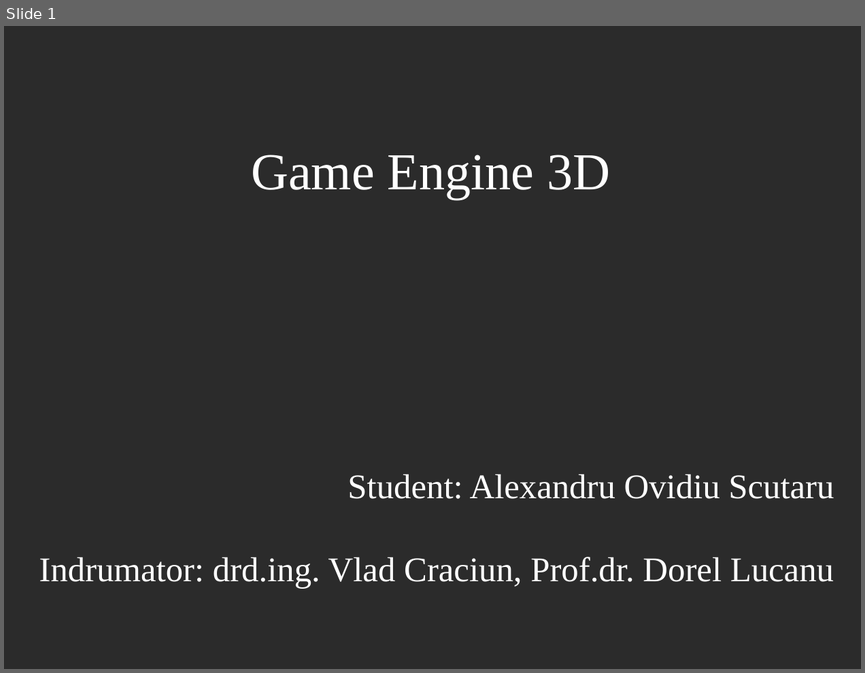
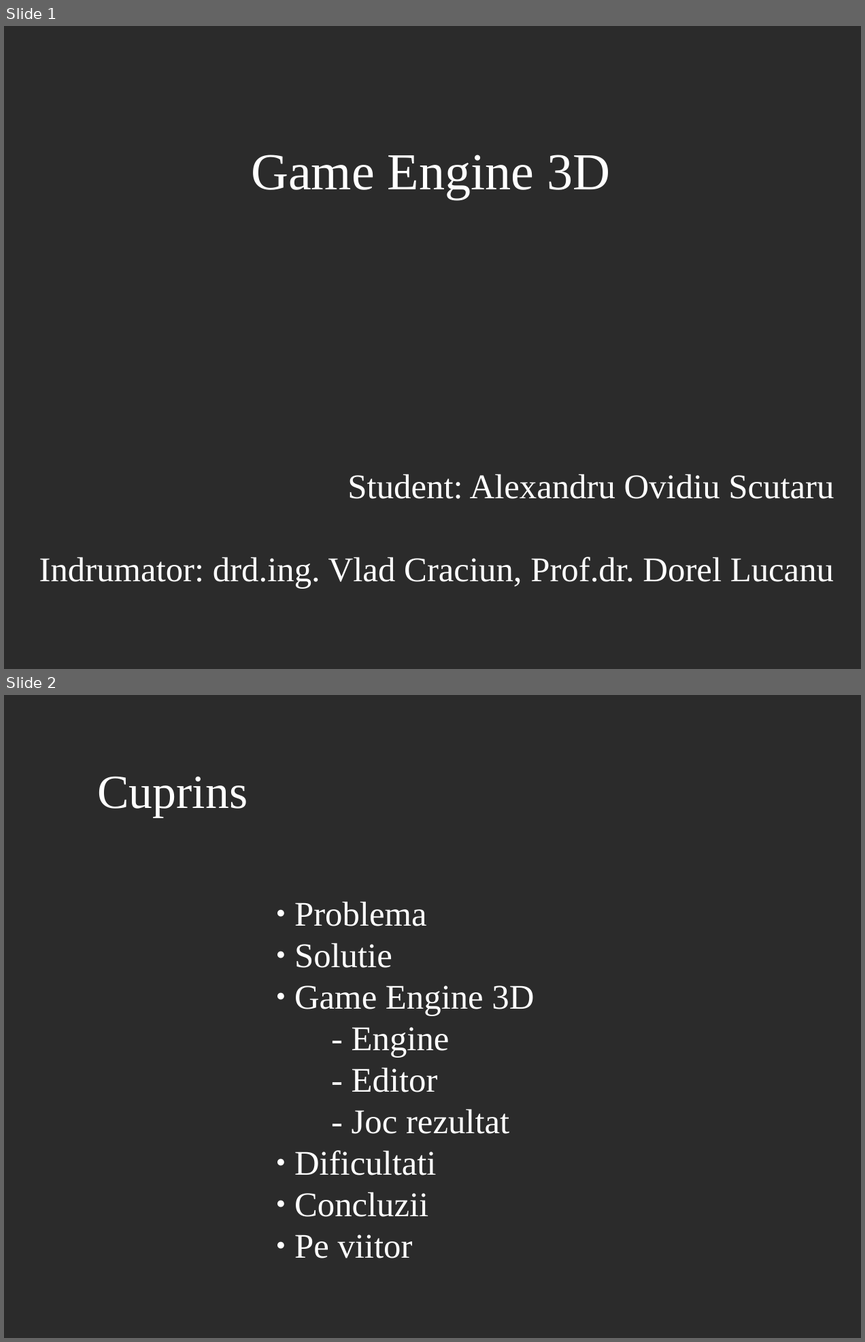
Before and after one commit to AlexandruScutaru/Licenta2019AlexandruOvidiuScutaru, a slide deck: GameEngine3D_prezentare.odp. Shown one above the other, each under a label of ours: slide 1 before the commit, slides 1 and 2 after it. The pictures are 865x673 and 865x1342 pixels, drawn with LibreOffice and Linux fonts; fonts in the diff are those of the drawing; background and template pictures are left out; a plain dark background stands for a picture behind light text. Boxes give left, top, right and bottom in pixels: in the first picture for what was removed or moved away, otherwise in the second. Text is boxed around its words. In the diff, an @@ line names an element or a change of style, - is before the commit and + after.

```diff
--- a/GameEngine3D_prezentare.odp
+++ b/GameEngine3D_prezentare.odp
@@ slide 2 added at [4,695,861,1338], background picture (left out) @@
@@ title added at [97,776,247,817], 44 pt, text #FFFFFF @@
+Cuprins
@@ subtitle added at [294,901,534,1258], 32 pt, text #FFFFFF @@
+● Problema
+● Solutie
+● Game Engine 3D
+    - Engine
+    - Editor
+    - Joc rezultat
+● Dificultati
+● Concluzii
+● Pe viitor
```
Also in this commit, not shown: 4 slides changed, 11 other slides added, 22 slides removed.
